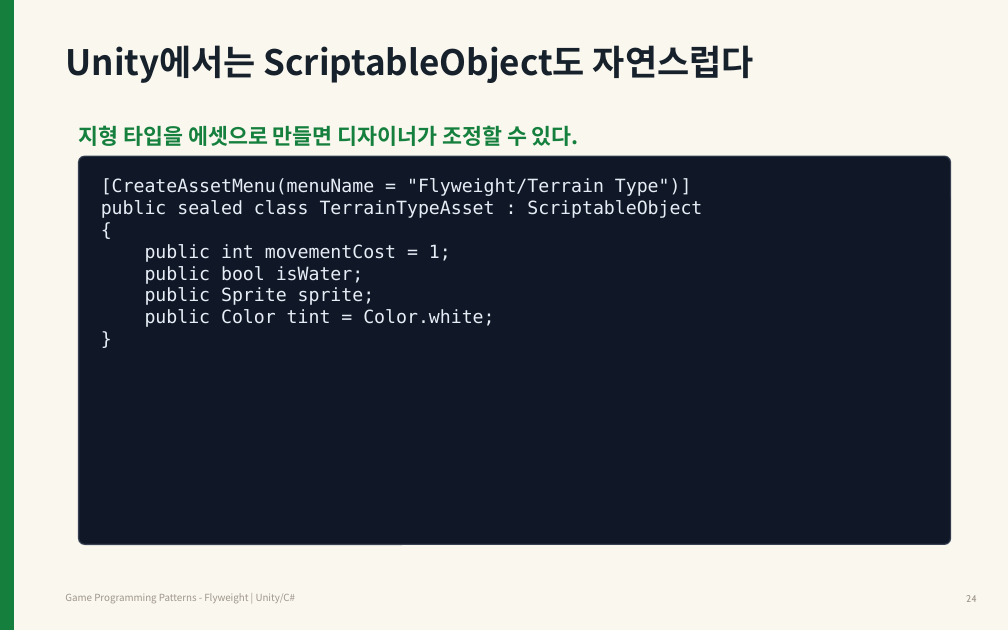
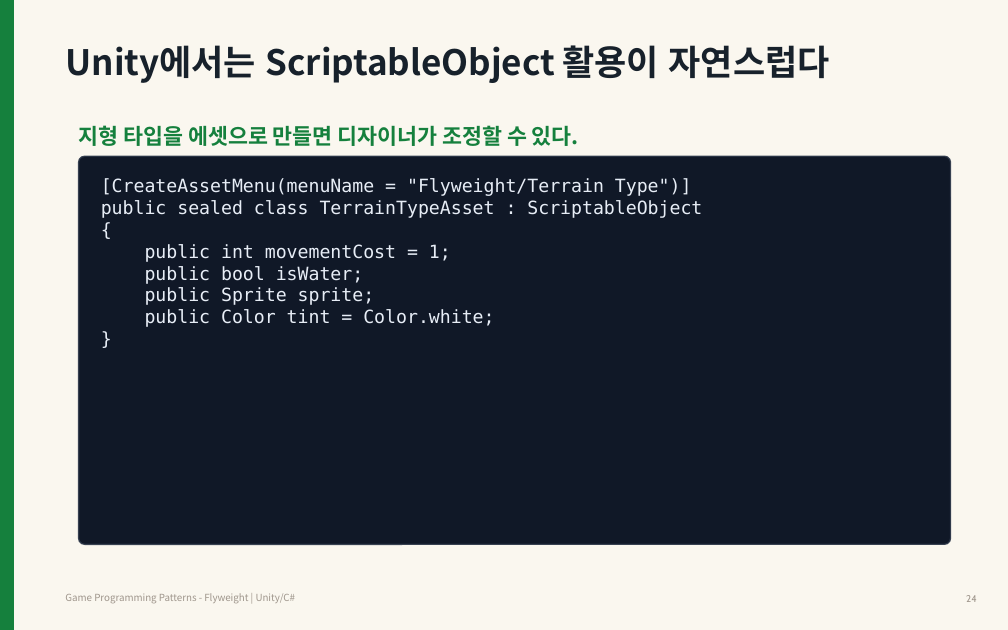
Before and after one commit to Meerkat-GMD/unity-programming-pattern, a slide deck: slide 24 of 03차시_Flyweight/강의자료/유니티 프로그래밍 패턴 3차시 - Flyweight.pptx. Drawn at 1008x630 pixels with LibreOffice and Linux fonts; fonts in the diff are those of the drawing. Boxes give left, top, right and bottom in pixels: in the first picture for what was removed or moved away, otherwise in the second. Text is boxed around its words. In the diff, an @@ line names an element or a change of style, - is before the commit and + after.

```diff
--- a/03차시_Flyweight/강의자료/유니티 프로그래밍 패턴 3차시 - Flyweight.pptx
+++ b/03차시_Flyweight/강의자료/유니티 프로그래밍 패턴 3차시 - Flyweight.pptx
@@ text at [65,45,830,83]: text changed @@
-Unity에서는 ScriptableObject도 자연스럽다
+Unity에서는 ScriptableObject 활용이 자연스럽다
```
Also in this commit, not shown: 13 other slides changed.
